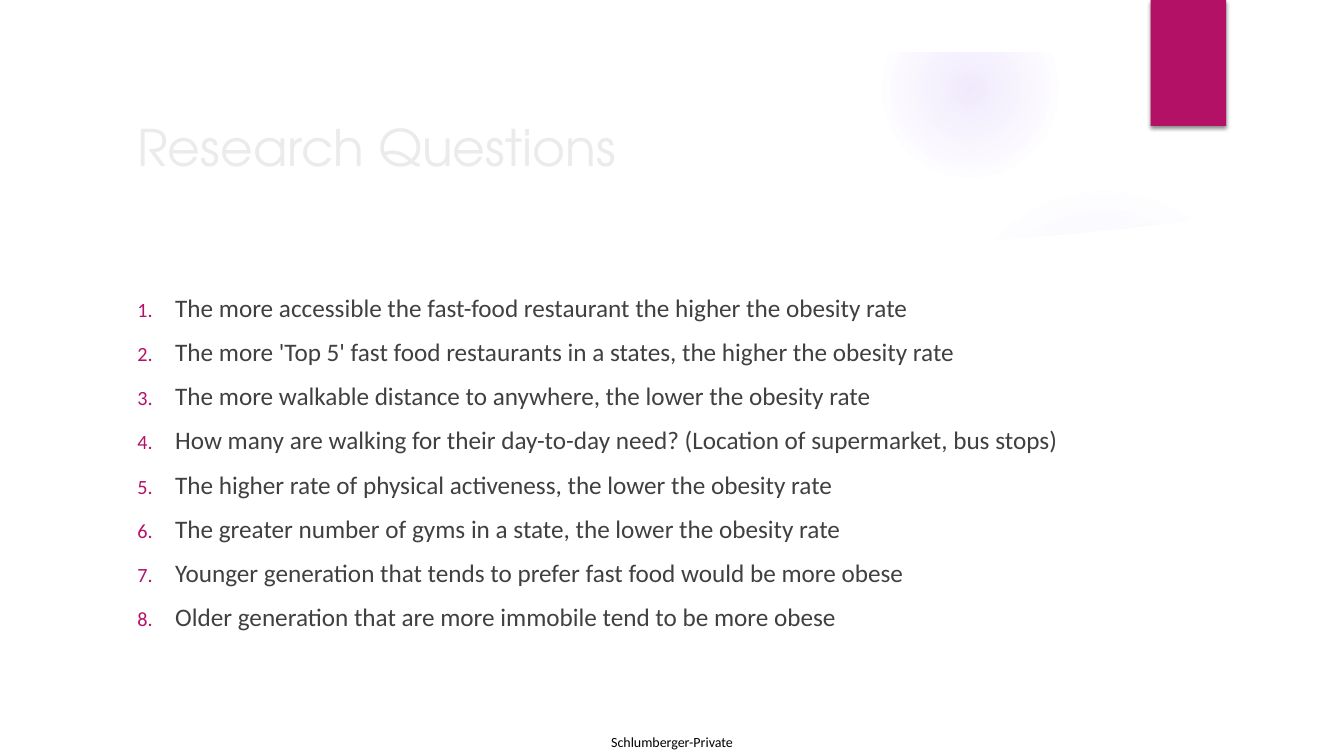
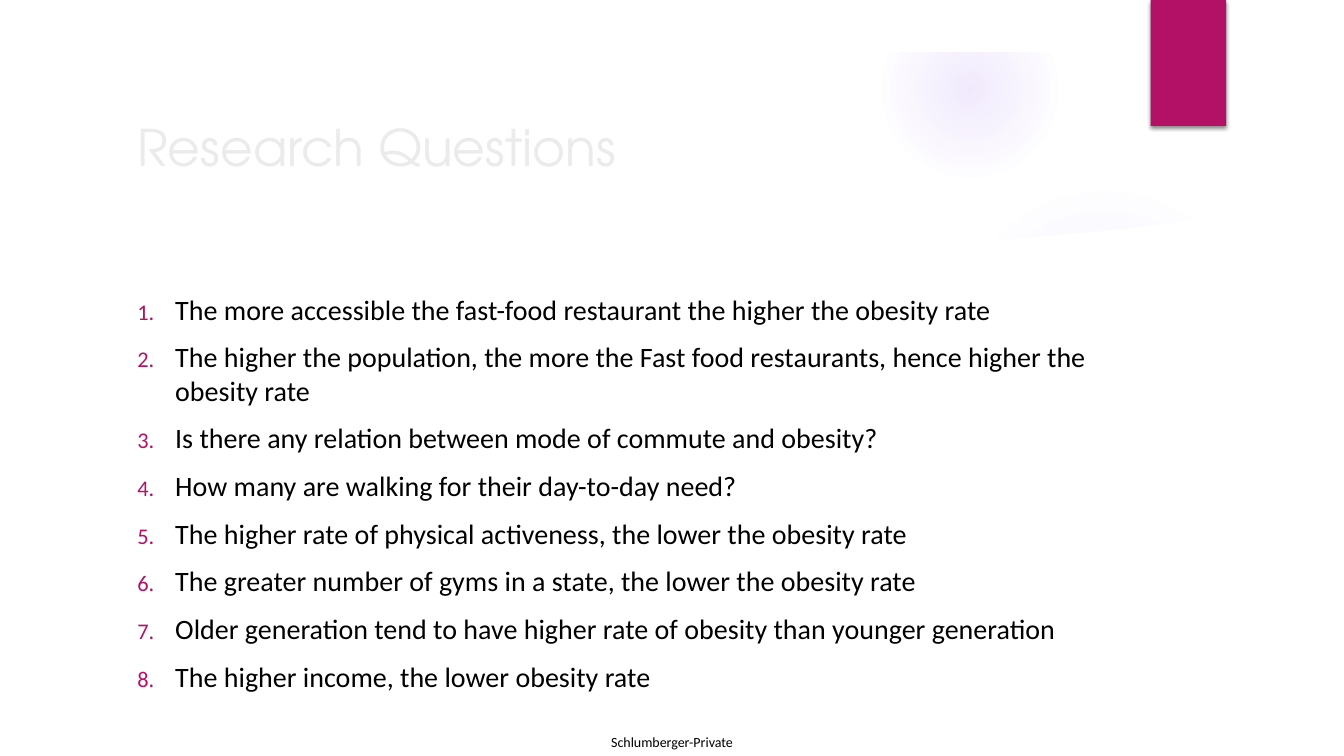
Before and after one commit to rajeshnair1984/Project_Obesity, a slide deck: slide 4 of O3_presentation_V2.pptx (slide 3 before the commit). Drawn at 1344x756 pixels with LibreOffice and Linux fonts; fonts in the diff are those of the drawing; background and template pictures are left out. Boxes give left, top, right and bottom in pixels: in the first picture for what was removed or moved away, otherwise in the second. Text is boxed around its words. In the diff, an @@ line names an element or a change of style, - is before the commit and + after.

```diff
--- a/O3_presentation_V2.pptx
+++ b/O3_presentation_V2.pptx
@@ text at (175, 300, 990, 596): size 18 to 20 pt, text colour #404040 to #000000 in "The more accessible the fast-food restaurant the ...", "The higher rate of physical activeness, the ...", "The greater number of gyms in a ..." @@
@@ text at (175, 347, 1085, 501): text changed; size 18 to 20 pt; text colour #404040 to #000000 @@
-2. The more 'Top 5' fast food restaurants in a states, the higher the obesity rate
-3. The more walkable distance to anywhere, the lower the obesity rate
-4. How many are walking for their day-to-day need? (Location of supermarket, bus stops)
+2. The higher the population, the more the Fast food restaurants, hence higher the obesity rate
+3. Is there any relation between mode of commute and obesity?
+4. How many are walking for their day-to-day need?
@@ text at (175, 619, 1055, 644): text changed; size 18 to 20 pt; text colour #404040 to #000000 @@
-7. Younger generation that tends to prefer fast food would be more obese
-8. Older generation that are more immobile tend to be more obese
+7. Older generation tend to have higher rate of obesity than younger generation
+8. The higher income, the lower obesity rate
```
Also in this commit, not shown: 1 slide added, 1 other file.
